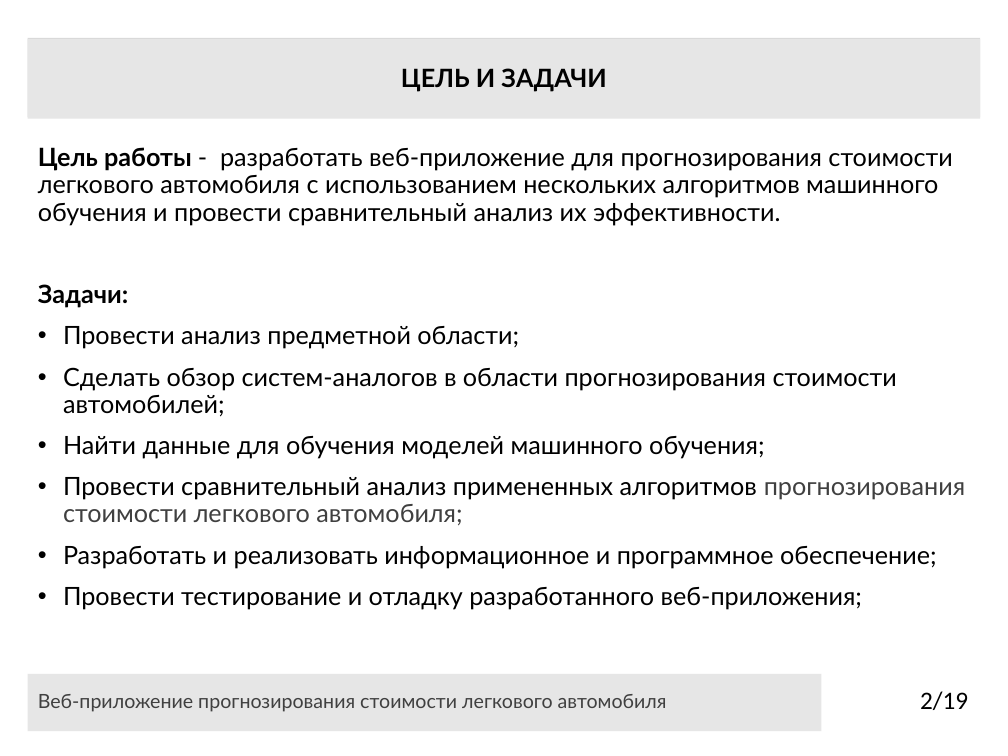
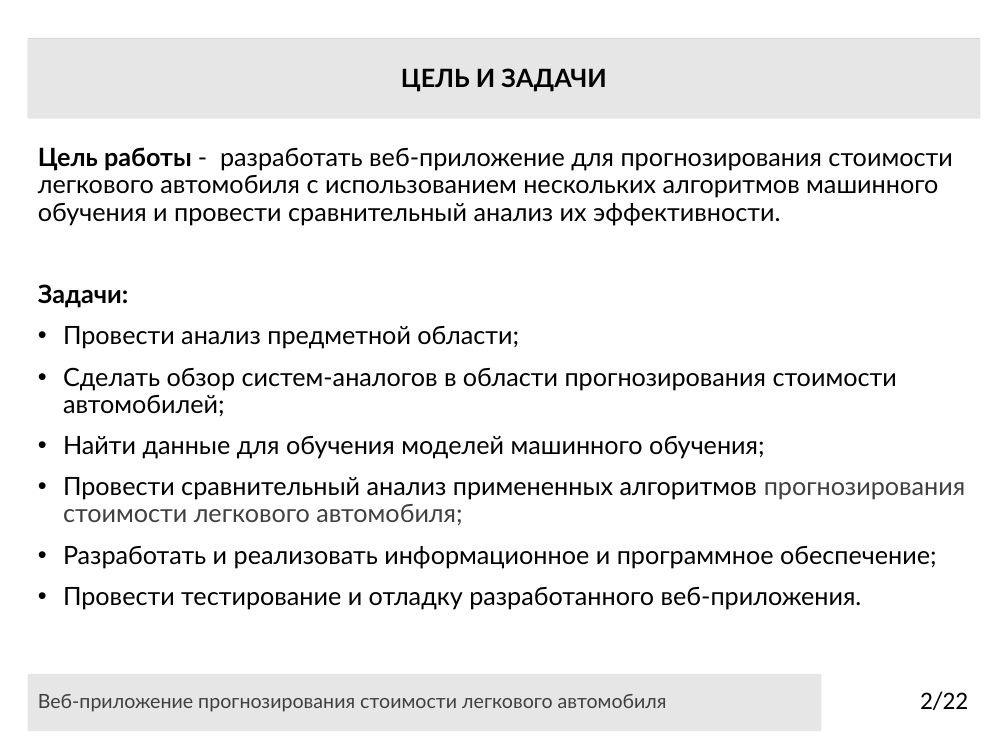
Before and after one commit to CallBan/ssau, a slide deck: slide 2 of 4 курс/2 семестр/ВКР/Презентация_Колбанов_6401.pptx. Drawn at 1008x756 pixels with LibreOffice and Linux fonts; fonts in the diff are those of the drawing. Boxes give left, top, right and bottom in pixels: in the first picture for what was removed or moved away, otherwise in the second. Text is boxed around its words. In the diff, an @@ line names an element or a change of style, - is before the commit and + after.

```diff
--- a/4 курс/2 семестр/ВКР/Презентация_Колбанов_6401.pptx
+++ b/4 курс/2 семестр/ВКР/Презентация_Колбанов_6401.pptx
@@ text at (63, 587, 862, 610): text changed @@
-• Провести тестирование и отладку разработанного веб-приложения;
+• Провести тестирование и отладку разработанного веб-приложения.
@@ page number at (920, 691, 968, 710): text changed @@
-2/19
+2/22
```
Also in this commit, not shown: 8 other slides changed, 4 slides added, 1 slide removed, 5 other files.
